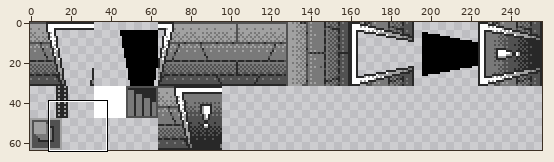
File history of a sprite sheet, resources/img/tilesets/dungeon2.png. Above: a wide view before the commit, with the close-up outlined.
Close-up. Before the commit:
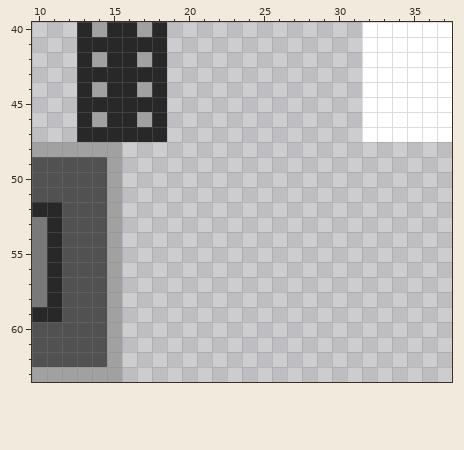
The file is 256x64 pixels. Shown: x 10..37, y 40..63.
After the commit:
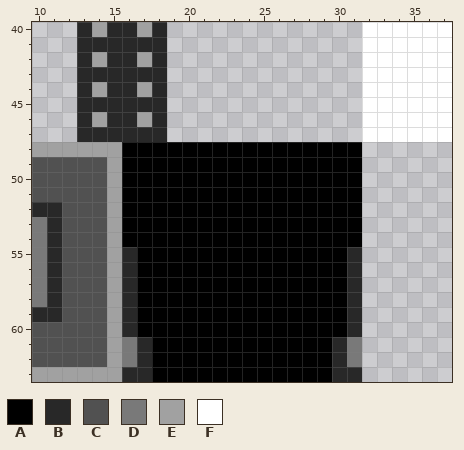
Palette (. is transparent): A #000000  B #282828  C #515151  D #797979  E #a1a1a1  F #ffffff
The author wrote: Finish behavior for layers in Donut Dungeon
The edit:
Colour A now appears in rows 48 to 54 at x 16 to 31; in rows 55 to 60 at x 17 to 30; in rows 61 to 63 at x 18 to 29.
Colour B now appears in rows 55 to 60 at x 16 and 31; in rows 61 to 62 at x 17 and 30; in row 63 at x 16 to 17 and 30 to 31.
Colour D now appears in rows 61 to 62 at x 16 and 31.
